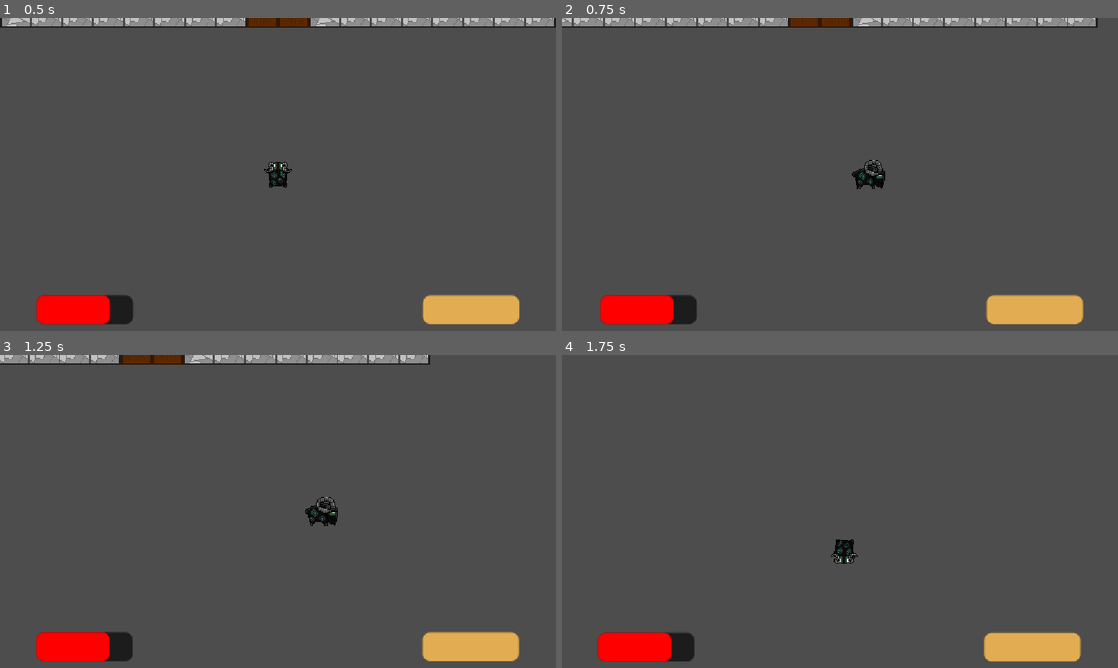
Above: before the commit, frames 1-4 (two rows, left to right).
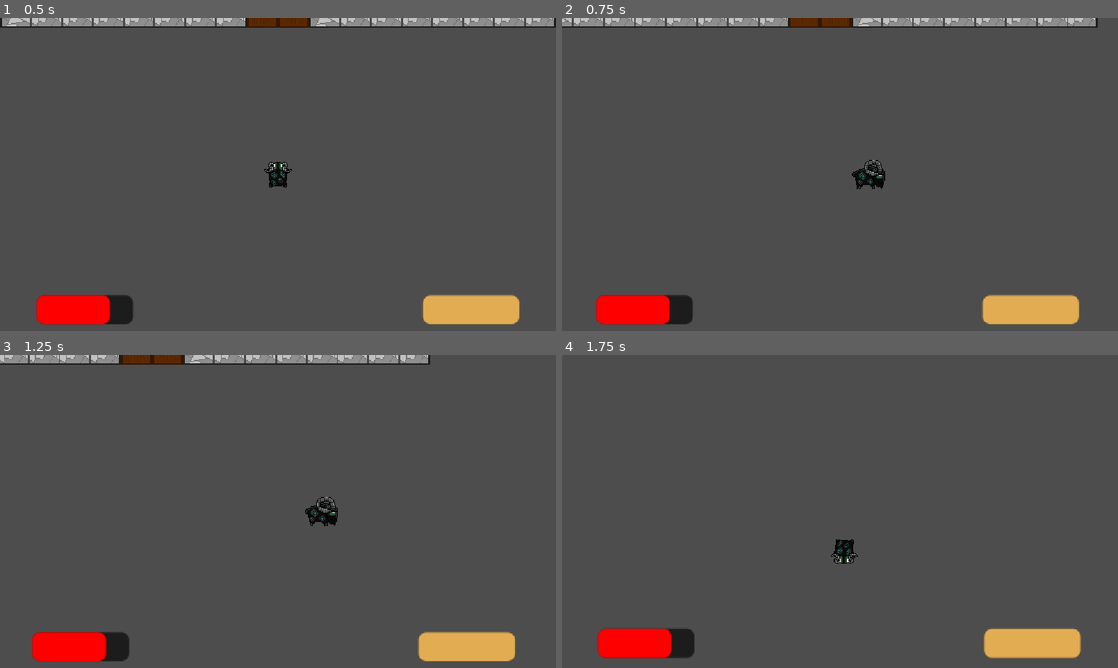
Above: after the commit, the same moments.

Repository: Jagdoggo/Godot-Wild-Jam-Game
Game: Godot game, scene res://castle.tscn
The game is run twice, just before and just after one commit, with the same random seed, the same clock (stepped at 60 frames per second) and the same inputs.
Inputs:
- Up to frame 1 (0.5 s): no input
- Up to frame 2 (0.75 s): tap Enter at 0.5 s; hold D (Right) from 0.53 s (still down)
- Up to frame 3 (1.25 s): keep holding D (Right)
- Up to frame 4 (1.75 s): release D (Right) at 1.28 s; hold S (Down) from 1.28 s (still down)

Frame 1 is identical in both runs. In frame 2, 0.4% of the frame differs, in the area x 6-94%, y 88-98%; in frame 3, 0.4%; in frame 4, 1.1%, in the area x 6-94%, y 87-98%.

Commit message:
Kinda fixed jitter

Diff:
--- a/player.gd
+++ b/player.gd
@@ -18,8 +18,6 @@
 	bar_pos_health = health_bar.position
 
 func _physics_process(delta: float) -> void:
-	stamina_bar.position = camera_2d.get_screen_center_position() - global_position + bar_pos_stam
-	health_bar.position = camera_2d.get_screen_center_position() - global_position + bar_pos_health
 	var input = Input.get_vector("Left","Right","Up","Down")
 	inputC = Input.is_action_pressed("CHARGE!!")
 	if Input.is_action_pressed("Left"):
@@ -57,3 +55,7 @@
 		ran_out_of_stamina = true
 	stamina_bar.value = stamina
 	move_and_slide()
+
+func _process(delta: float) -> void:
+	stamina_bar.position = camera_2d.get_screen_center_position() - global_position + bar_pos_stam
+	health_bar.position = camera_2d.get_screen_center_position() - global_position + bar_pos_health
